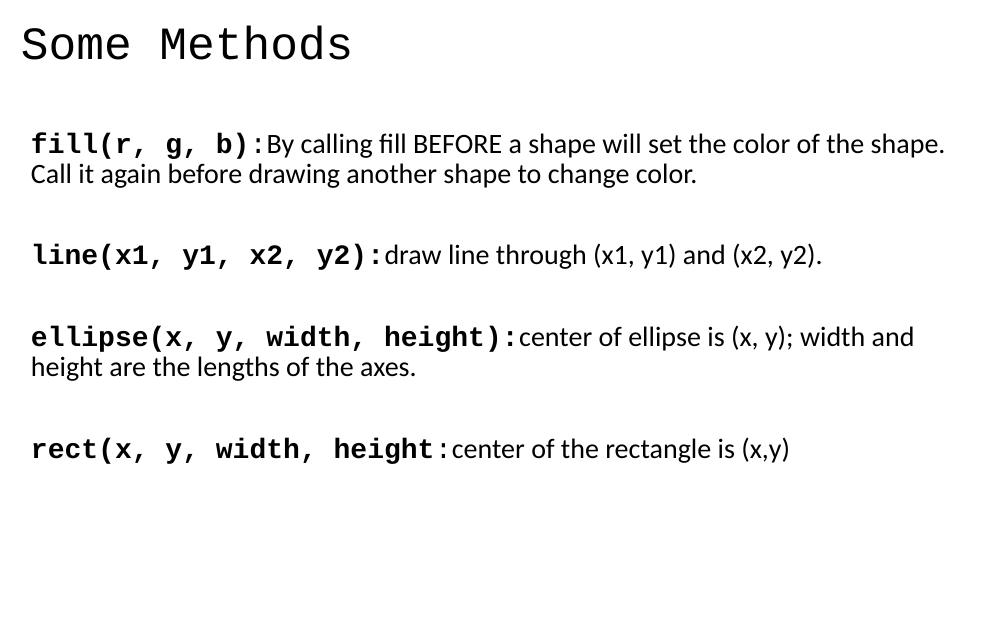
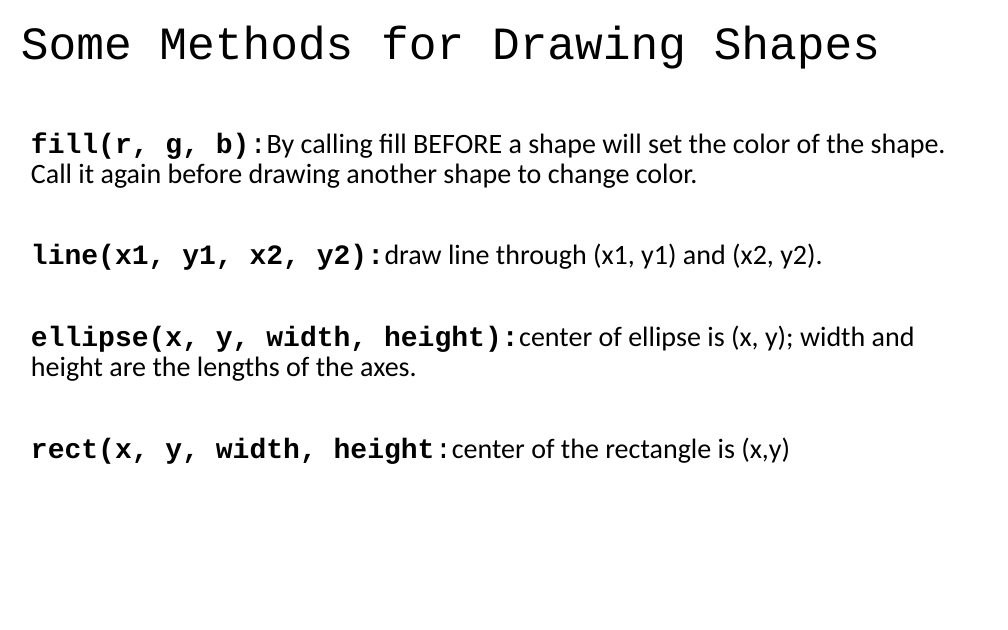
Before and after one commit to LongBaoNguyen/longbaonguyen.github.io, a slide deck: slide 8 of courses/apcsp/processing_arcade/processing1.pptx. Drawn at 1008x630 pixels with LibreOffice and Linux fonts; fonts in the diff are those of the drawing. Boxes give left, top, right and bottom in pixels: in the first picture for what was removed or moved away, otherwise in the second. Text is boxed around its words. In the diff, an @@ line names an element or a change of style, - is before the commit and + after.

```diff
--- a/courses/apcsp/processing_arcade/processing1.pptx
+++ b/courses/apcsp/processing_arcade/processing1.pptx
@@ title at (21,26,880,69): text changed @@
-Some Methods
+Some Methods for Drawing Shapes
```
Also in this commit, not shown: 4 other slides changed, 13 slides added, 20 other files.
